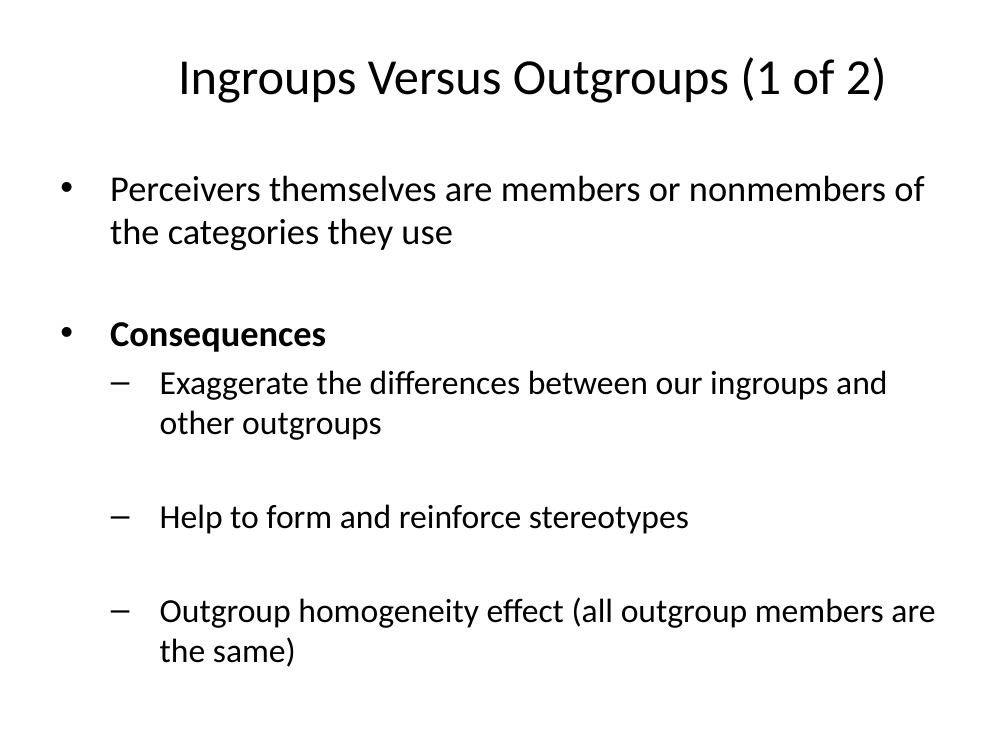
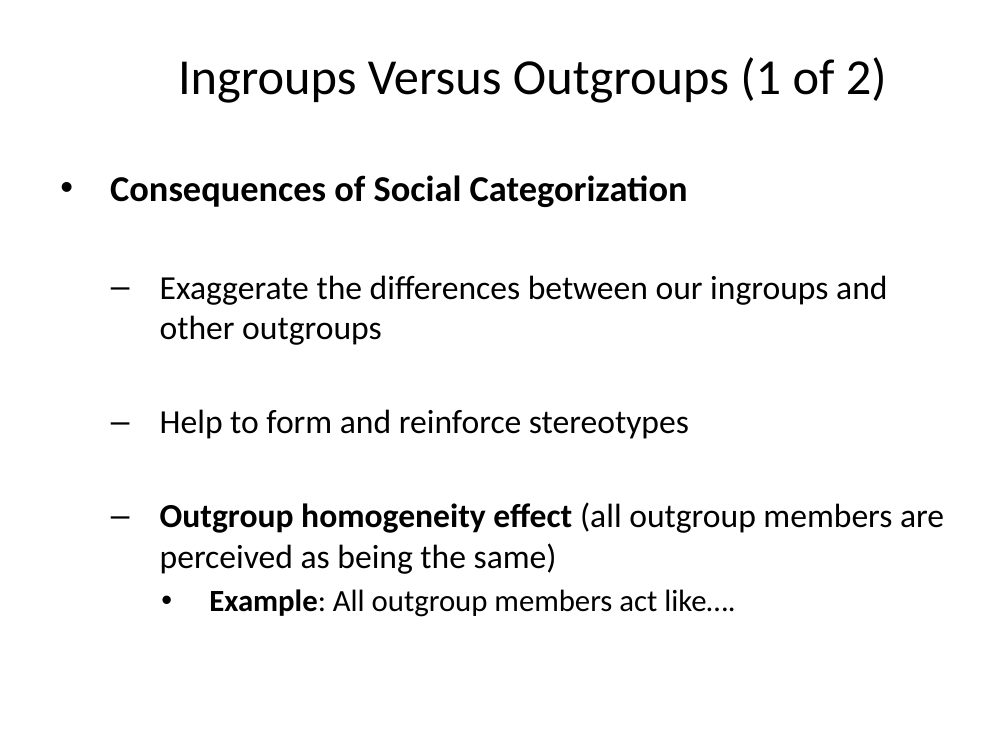
Before and after one commit to npm27/Teaching-Materials, a slide deck: slide 27 of Social Psych/Slides/6 Prejudice and Stereotypes.pptx (slide 30 before the commit). Drawn at 1008x756 pixels with LibreOffice and Linux fonts; fonts in the diff are those of the drawing. Boxes give left, top, right and bottom in pixels: in the first picture for what was removed or moved away, otherwise in the second. Text is boxed around its words. In the diff, an @@ line names an element or a change of style, - is before the commit and + after.

Commit message:
update social slides

```diff
--- a/Social Psych/Slides/6 Prejudice and Stereotypes.pptx
+++ b/Social Psych/Slides/6 Prejudice and Stereotypes.pptx
@@ text at (110,175,688,207): text changed; bold on @@
-• Perceivers themselves are members or nonmembers of the categories they use
-• Consequences
+• Consequences of Social Categorization
@@ text at (160,502,944,617): text changed @@
-  – Outgroup homogeneity effect (all outgroup members are the same)
+  – Outgroup homogeneity effect (all outgroup members are perceived as being the same)
+    • Example: All outgroup members act like….
```
Also in this commit, not shown: 25 other slides changed, 6 slides added, 12 slides removed, 2 other files.
